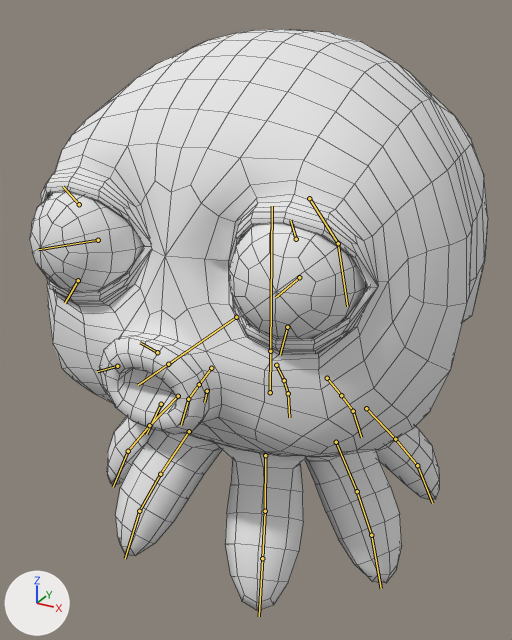
Before and after pictures for a commit that changed the Blender file Blender/floptopus.blend.
The view is the same before and after, from a 50 mm lens placed at (6.18, -11.89, 8.47), pointed at (-0.32, -0.06, 2.55). Lighting does not change. The marker at lower left points along +X, +Y and +Z. The bones that bend it are drawn over the model as lines. Mesh edges are drawn as thin lines.

The first picture shows 'Floptopus'.
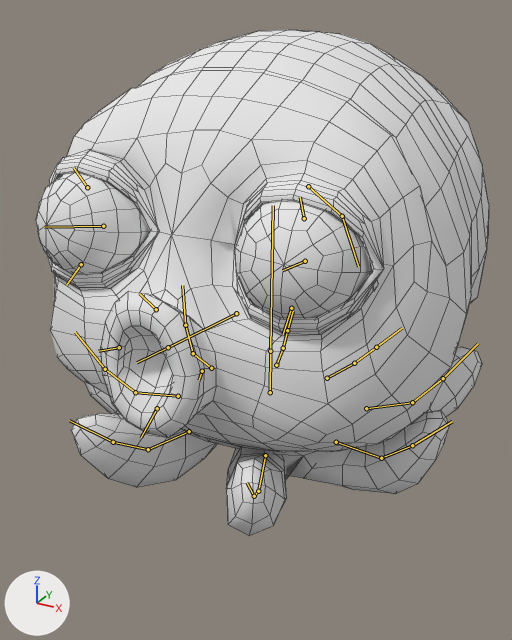
The newer file adds an action. The first version stands in its rest pose; the second is drawn at frame 0 of the action 'fall'.

Location of each change, [x1, y1, x2, y2] in pixels of the pictures (512 x 640 px):
'Floptopus', posed (13% shorter)
    before: [30, 29, 488, 611]
    after: [36, 30, 489, 535]
bone 'Head', root to tip
    before: (270, 351) to (272, 206)
    after: (270, 351) to (273, 205)
bone 'Occiput', root to tip
    before: (309, 198) to (338, 243)
    after: (308, 186) to (342, 216)
bone 'Headsack', root to tip
    before: (338, 243) to (347, 306)
    after: (342, 216) to (358, 266)
bone 'Face', root to tip
    before: (236, 317) to (168, 364)
    after: (236, 313) to (168, 347)
bone 'Upper_Lip', root to tip
    before: (157, 352) to (140, 342)
    after: (156, 309) to (139, 293)
bone 'Lower_Lip', root to tip
    before: (161, 404) to (146, 434)
    after: (157, 408) to (141, 437)
bone 'Mouth_Corner_R', root to tip
    before: (207, 391) to (204, 402)
    after: (202, 371) to (199, 380)
bone 'Mouth_Corner_L', root to tip
    before: (117, 366) to (97, 371)
    after: (119, 347) to (98, 351)
bone 'Tentacle_Start_2_R', root to tip
    before: (336, 442) to (357, 491)
    after: (336, 442) to (381, 458)
bone 'Tentacle_Middle_2_R', root to tip
    before: (357, 491) to (371, 535)
    after: (381, 458) to (412, 445)
bone 'Tentacle_End_2_R', root to tip
    before: (371, 535) to (381, 588)
    after: (412, 445) to (452, 421)
bone 'Tentacle_Start_3_R', root to tip
    before: (366, 408) to (395, 439)
    after: (366, 408) to (412, 402)
bone 'Tentacle_Middle_3_R', root to tip
    before: (395, 439) to (417, 465)
    after: (412, 402) to (443, 378)
bone 'Tentacle_End_3_R', root to tip
    before: (417, 465) to (432, 503)
    after: (443, 378) to (478, 343)
bone 'Tentacle_Start_4_R', root to tip
    before: (327, 378) to (341, 395)
    after: (327, 378) to (354, 363)
bone 'Tentacle_Middle_4_R', root to tip
    before: (341, 395) to (353, 411)
    after: (354, 363) to (376, 347)
bone 'Tentacle_End_4_R', root to tip
    before: (353, 411) to (361, 437)
    after: (376, 347) to (402, 328)
bone 'Tentacle_Start_1_R', root to tip
    before: (265, 455) to (265, 511)
    after: (265, 455) to (258, 491)
bone 'Tentacle_Middle_1_R', root to tip
    before: (265, 511) to (262, 558)
    after: (258, 491) to (254, 496)
bone 'Tentacle_End_1_R', root to tip
    before: (262, 558) to (259, 616)
    after: (254, 496) to (247, 483)
bone 'Tentacle_Start_2_L', root to tip
    before: (178, 396) to (149, 425)
    after: (178, 396) to (135, 392)
bone 'Tentacle_Middle_2_L', root to tip
    before: (149, 425) to (128, 451)
    after: (135, 392) to (105, 369)
bone 'Tentacle_End_2_L', root to tip
    before: (128, 451) to (113, 487)
    after: (105, 369) to (75, 332)
bone 'Tentacle_Start_3_L', root to tip
    before: (211, 368) to (199, 384)
    after: (211, 368) to (193, 353)
bone 'Tentacle_Middle_3_L', root to tip
    before: (199, 384) to (188, 399)
    after: (193, 353) to (185, 325)
bone 'Tentacle_End_3_L', root to tip
    before: (188, 399) to (181, 425)
    after: (185, 325) to (182, 285)
bone 'Tentacle_Start_4_L', root to tip
    before: (276, 365) to (284, 380)
    after: (276, 365) to (283, 348)
bone 'Tentacle_Middle_4_L', root to tip
    before: (284, 380) to (288, 393)
    after: (283, 348) to (287, 330)
bone 'Tentacle_End_4_L', root to tip
    before: (288, 393) to (289, 417)
    after: (287, 330) to (293, 311)
bone 'Tentacle_Start_1_L', root to tip
    before: (189, 431) to (160, 474)
    after: (189, 431) to (148, 449)
bone 'Tentacle_Middle_1_L', root to tip
    before: (160, 474) to (139, 511)
    after: (148, 449) to (113, 442)
bone 'Tentacle_End_1_L', root to tip
    before: (139, 511) to (125, 558)
    after: (113, 442) to (69, 420)

What the commit changed:
Bone 'Head' (bone_head) turns from (0, 0, 0) to (-1, 0, 0) degrees about its own x, y and z.
Bone 'Occiput' (bone_occiput) moves from (0.0, 0.0, 0.0) to (0.0, -0.29, 0.15).
Bone 'Occiput' (bone_occiput) turns from (0, 0, 0) to (12, 0, 0) degrees about its own x, y and z.
Bone 'Headsack' (bone_headsack) turns from (0, 0, 0) to (3, 0, 0) degrees about its own x, y and z.
Bone 'Face' (bone_face) moves from (0.0, 0.0, 0.0) to (0.0, 0.02, -0.05).
Bone 'Face' (bone_face) turns from (0, 0, 0) to (-5, 0, 0) degrees about its own x, y and z.
Bone 'Upper_Lip' (bone_upper_lip) moves from (0.0, 0.0, 0.0) to (-0.03, 0.26, -0.28).
Bone 'Lower_Lip' (bone_lower_lip) moves from (0.0, 0.0, 0.0) to (-0.03, 0.24, 0.31).
Bone 'Mouth_Corner_R' (bone_mouth_corner_r) moves from (0.0, 0.0, 0.0) to (-0.07, -0.03, -0.02).
Bone 'Mouth_Corner_L' (bone_mouth_corner_l) moves from (0.0, 0.0, 0.0) to (0.06, -0.03, -0.03).
Bone 'Tentacle_Start_2_R' (bone_tentacle_start_2_r) turns from (0, 0, 0) to (-14, 7, -55) degrees about its own x, y and z.
Bone 'Tentacle_Middle_2_R' (bone_tentacle_middle_2_r) turns from (0, 0, 0) to (11, 6, 42) degrees about its own x, y and z.
Bone 'Tentacle_End_2_R' (bone_tentacle_end_2_r) turns from (0, 0, 0) to (8, -8, 20) degrees about its own x, y and z.
Bone 'Tentacle_Start_3_R' (bone_tentacle_start_3_r) turns from (0, 0, 0) to (-38, -111, -14) degrees about its own x, y and z.
Bone 'Tentacle_Middle_3_R' (bone_tentacle_middle_3_r) turns from (0, 0, 0) to (35, -34, -14) degrees about its own x, y and z.
Bone 'Tentacle_End_3_R' (bone_tentacle_end_3_r) turns from (0, 0, 0) to (1, -7, 11) degrees about its own x, y and z.
Bone 'Tentacle_Start_4_R' (bone_tentacle_start_4_r) turns from (0, 0, 0) to (56, 59, 7) degrees about its own x, y and z.
Bone 'Tentacle_Middle_4_R' (bone_tentacle_middle_4_r) turns from (0, 0, 0) to (-14, 26, -9) degrees about its own x, y and z.
Bone 'Tentacle_End_4_R' (bone_tentacle_end_4_r) turns from (0, 0, 0) to (-14, 9, 3) degrees about its own x, y and z.
Bone 'Tentacle_Start_1_R' (bone_tentacle_start_1_r) turns from (0, 0, 0) to (-107, -42, 112) degrees about its own x, y and z.
Bone 'Tentacle_Middle_1_R' (bone_tentacle_middle_1_r) turns from (0, 0, 0) to (1, 8, -31) degrees about its own x, y and z.
Bone 'Tentacle_End_1_R' (bone_tentacle_end_1_r) turns from (0, 0, 0) to (14, 15, -7) degrees about its own x, y and z.
Bone 'Tentacle_Start_2_L' (bone_tentacle_start_2_l) turns from (0, 0, 0) to (-9, -10, 48) degrees about its own x, y and z.
Bone 'Tentacle_Middle_2_L' (bone_tentacle_middle_2_l) turns from (0, 0, 0) to (17, 7, -43) degrees about its own x, y and z.
Bone 'Tentacle_End_2_L' (bone_tentacle_end_2_l) turns from (0, 0, 0) to (14, 14, -27) degrees about its own x, y and z.
Bone 'Tentacle_Start_3_L' (bone_tentacle_start_3_l) turns from (0, 0, 0) to (53, -33, -19) degrees about its own x, y and z.
Bone 'Tentacle_Middle_3_L' (bone_tentacle_middle_3_l) turns from (0, 0, 0) to (-44, 21, 0) degrees about its own x, y and z.
Bone 'Tentacle_End_3_L' (bone_tentacle_end_3_l) turns from (0, 0, 0) to (-25, -1, -15) degrees about its own x, y and z.
Bone 'Tentacle_Start_4_L' (bone_tentacle_start_4_l) turns from (0, 0, 0) to (44, 11, -11) degrees about its own x, y and z.
Bone 'Tentacle_Middle_4_L' (bone_tentacle_middle_4_l) turns from (0, 0, 0) to (-11, 26, 0) degrees about its own x, y and z.
Bone 'Tentacle_End_4_L' (bone_tentacle_end_4_l) turns from (0, 0, 0) to (-16, 10, -2) degrees about its own x, y and z.
Bone 'Tentacle_Start_1_L' (bone_tentacle_start_1_l) turns from (0, 0, 0) to (-99, 39, -85) degrees about its own x, y and z.
Bone 'Tentacle_Middle_1_L' (bone_tentacle_middle_1_l) turns from (0, 0, 0) to (18, -20, 17) degrees about its own x, y and z.
Bone 'Tentacle_End_1_L' (bone_tentacle_end_1_l) turns from (0, 0, 0) to (23, -22, -7) degrees about its own x, y and z.
